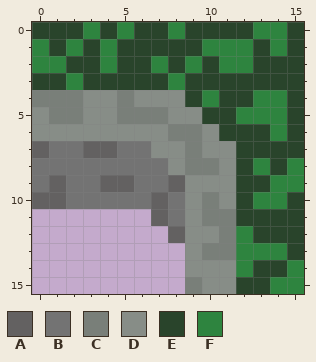
One commit to this pixel-art sprite: Sprites/Borders/LongGrass/MBL.png. The picture above is the old version.
The file is 16x16 pixels.
Palette (. is transparent): A #636161  B #737373  C #797f79  D #878d87  E #29442b  F #2e843f
Pixels before, first column x 0:
 0 EEEFEFEEFEEEEFFE
 1 FEFEFEEEEEFFFEFE
 2 FFEEFEEFEFEFFEEE
 3 EEFEEEEEFEEEEEEE
 4 CCCDDCDDDEFEEFFE
 5 DCCDDCCCDDEEFFFE
 6 DDDDDDDDCCDEEEFE
 7 ABBAABBDDCDDEEEE
 8 BBBBBBBBDCCDEFEF
 9 BABBAABBADDDEEFF
10 AABBBBBABDCDEFFE
11 .......ABDCCEEEE
12 ........ADDCFEEE
13 .........DCCFFFE
14 .........DDDFEEF
15 .........CDDEEFF
The same view after the edit:
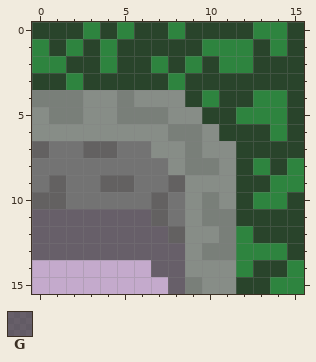
Colours new in this view: G #3f3f3fb3
The exact change:
The author put colour G in row 11 at x 0 to 6; in row 12 at x 0 to 7; in row 13 at x 0 to 8; in row 14 at x 7 to 8; in row 15 at x 8.
Where, in picture pixels (left, top, right, bottom), the same in both pictures:
added: (32, 209, 185, 294)
